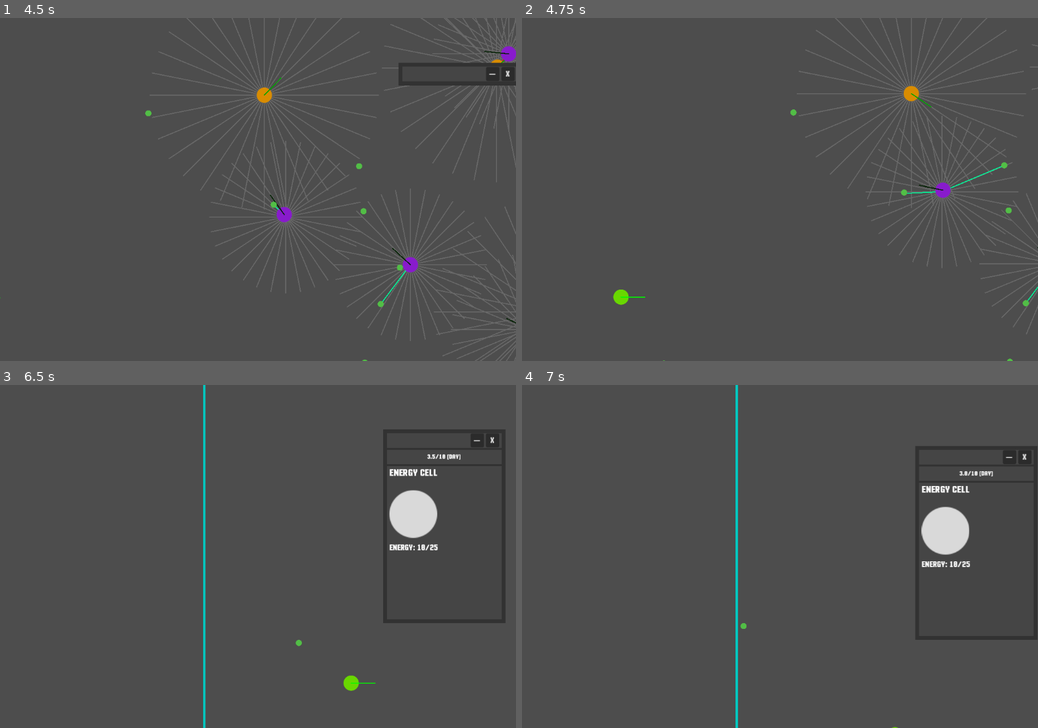
Above: before the commit, frames 1-4 (two rows, left to right).
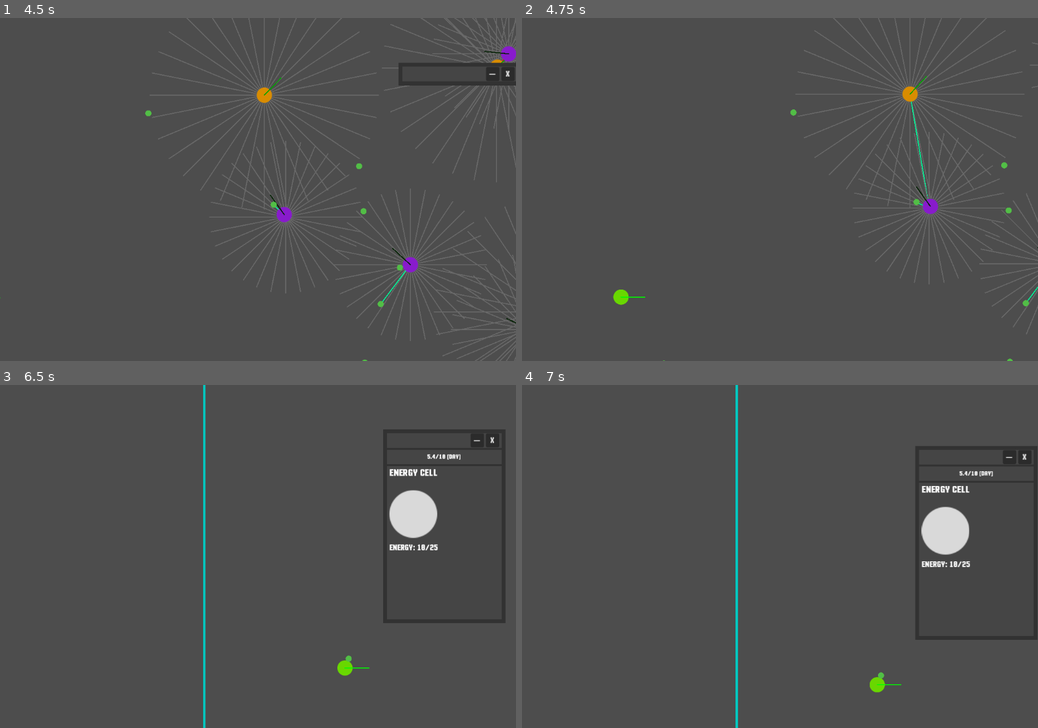
Above: after the commit, the same moments.

Repository: blekki/Bacteriostat
Game: Godot game, scene res://src/bacteriostat/bacteriostat.tscn
Two runs of this game, one before a commit and one after it. Both use one fixed random seed, a clock stepped at 60 frames per second and the inputs below.
Inputs (mouse positions are in pixels of both pictures, inside the frame that each line leads up to):
- Up to frame 1 (4.5 s): drag from (123, 199) to (232, 134) at 0.52 s; click "—" at 1.25 s; click "—" at 2 s; click "—" at 2.75 s; drag from (258, 268) to (211, 117) at 3.52 s; move the mouse to (479, 360) at 4.27 s; hold A (cam_move_left) from 4.28 s (still down); click (479, 360) at 4.42 s
- Up to frame 2 (4.75 s): keep holding A (cam_move_left); tap Space (simulation_control, bound only after the commit) at 4.55 s
- Up to frame 3 (6.5 s): release A (cam_move_left) at 5 s; drag from (237, 662) to (505, 546) at 5.02 s; drag from (500, 494) to (330, 679) at 5.77 s
- Up to frame 4 (7 s): drag from (950, 439) to (702, 470) at 6.52 s

Frame 1 is identical in both runs. In frame 2, 2.6% of the frame differs, in the area x 53-100%, y 0-78%; in frame 3, 0.3%; in frame 4, 0.2%.

Commit message:
Add possibility to pause the simulation.

Diff:
--- a/project.godot
+++ b/project.godot
@@ -57,6 +57,11 @@
 "events": [Object(InputEventMouseButton,"resource_local_to_scene":false,"resource_name":"","device":-1,"window_id":0,"a …(253 unchanged characters)…
 ]
 }
+simulation_control={
+"deadzone": 0.2,
+"events": [Object(InputEventKey,"resource_local_to_scene":false,"resource_name":"","device":-1,"window_id":0,"alt_pressed":false,"shift_pressed":false,"ctrl_pressed":false,"meta_pressed":false,"pressed":false,"keycode":0,"physical_keycode":32,"key_label":0,"unicode":32,"location":0,"echo":false,"script":null)
+]
+}
 
 [layer_names]
 
--- a/src/bacterium/bacterium.gd
+++ b/src/bacterium/bacterium.gd
@@ -46,6 +46,10 @@
 
 	_limit_speed()
 	super(delta)	# use also default physics parameters
+
+func set_physics_updating(enable: bool):
+	priming.paused = not enable
+	super(enable)
 
 func _limit_speed():
 	if velocity.length() > max_speed:
--- a/src/bacterium/orange_bacterium.gd
+++ b/src/bacterium/orange_bacterium.gd
@@ -21,6 +21,11 @@
 
 func _physics_process(delta: float):
 	super(delta)
+
+func set_physics_updating(enable: bool):
+	dash_timer.paused = not enable
+	cooldown_timer.paused = not enable
+	super(enable)
 
 func set_parameters_for_day():
 	acceleration = 3
--- a/src/entity/entity.gd
+++ b/src/entity/entity.gd
@@ -31,6 +31,9 @@
 	_deceleration()
 	_collision_fluence()
 	move_and_slide()
+
+func set_physics_updating(enable: bool):
+	set_physics_process(enable)
 
 func _generate_smart_point() -> Vector2:
 	var point = Vector2(
--- a/src/world/world.gd
+++ b/src/world/world.gd
@@ -12,6 +12,7 @@
 var energy_cells: Array[EnergyCell] = []
 
 # <> technical
+var _is_simulation_run: bool = true
 var _selected_object: CharacterBody2D = null
 
 func _ready():
@@ -90,13 +91,26 @@
 
 func _input(event: InputEvent):
 	if event is InputEventMouseButton and event.button_index == MOUSE_BUTTON_LEFT:
-		if event.pressed == false:
+		if not event.pressed:
 			# stop hold object
 			if _selected_object != null:
 				# shoot object in mouse direction after dragging
 				const IMPULSE_MULTIPLIER: int = 10
 				_selected_object.velocity = (get_local_mouse_position() - _selected_object.position) * IMPULSE_MULTIPLIER
 			_selected_object = null
+
+	if event.is_action_pressed("simulation_control"):
+		set_simulation(not _is_simulation_run)
+
+func set_simulation(enable: bool):
+	_is_simulation_run = enable
+	$Day.paused = not enable
+	$Day.paused = not enable
+
+	for b_unit in bacteria:
+		b_unit.set_physics_updating(enable)
+	for c_unit in energy_cells:
+		c_unit.set_physics_updating(enable)
 
 func move_selected_object():
 	if _selected_object != null:
